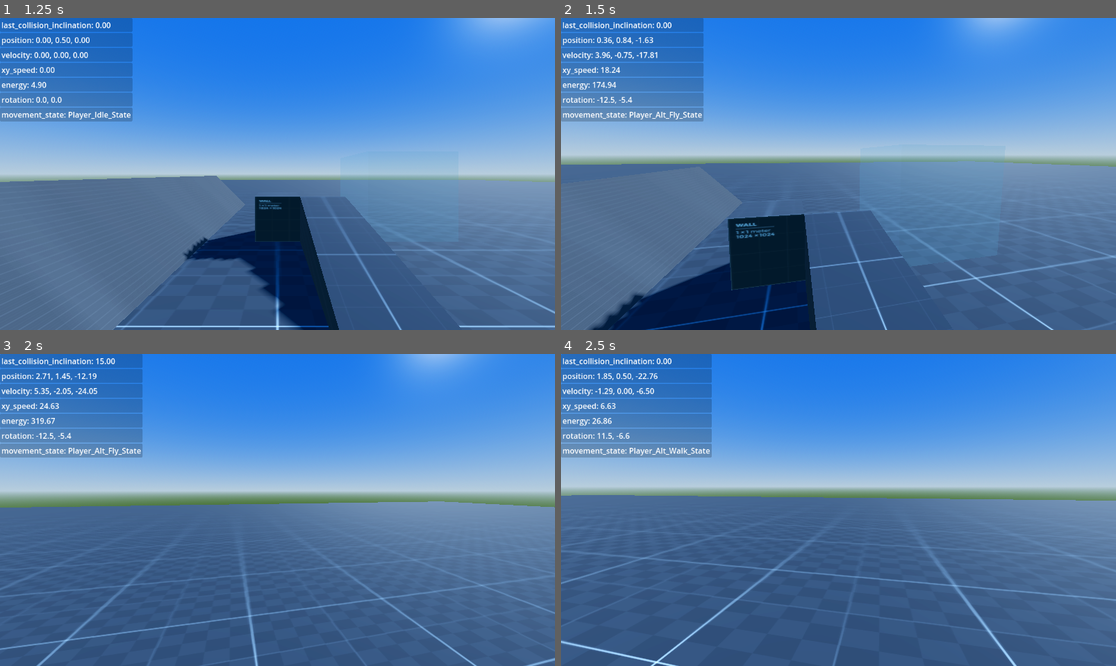
Above: before the commit, frames 1-4 (two rows, left to right).
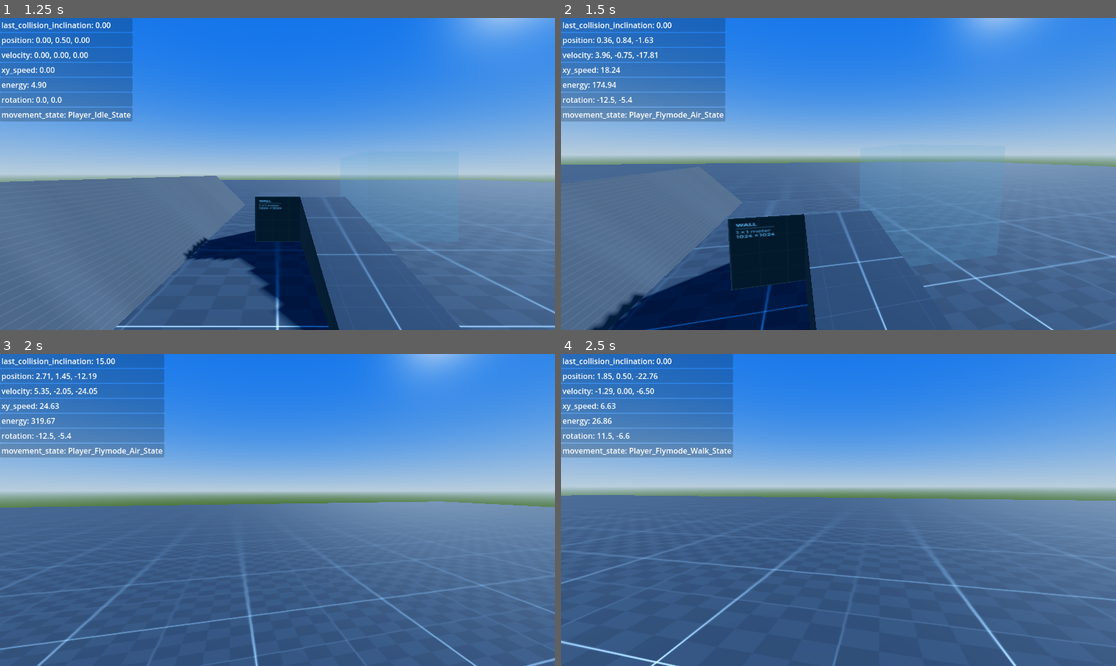
Above: after the commit, the same moments.

Repository: Kestrel280/tethergame
Game: Godot game, scene res://main.tscn
Same seed, same stepped clock (60 frames per second), same inputs: the game is played once before the commit and once after it.
Inputs (mouse positions are in pixels of both pictures, inside the frame that each line leads up to):
- Up to frame 1 (1.25 s): click "Play" at 0.5 s
- Up to frame 2 (1.5 s): tap Enter at 1.25 s; move the mouse to (866, 174) at 1.27 s; hold W (move_forward) from 1.28 s (still down); hold Space (jump) from 1.28 s (still down); tap E at 1.35 s
- Up to frame 3 (2 s): keep holding W (move_forward); keep holding Space (jump)
- Up to frame 4 (2.5 s): keep holding W (move_forward); move the mouse to (810, 510) at 2.02 s; release Space (jump) at 2.03 s; tap Space (jump) at 2.1, 2.27 s; tap E at 2.3 s

Frame 1 is identical in both runs. In frame 2, 1.3% of the frame differs, in the area x 17-30%, y 0-34%; in frame 3, 1.3%; in frame 4, 1.3%.

Commit message:
Rename player move states for clarity, update Player architecture diagram

Diff:
--- a/classes/player/Player.tscn
+++ b/classes/player/Player.tscn
@@ -4,9 +4,9 @@
 [ext_resource type="Script" uid="uid://cug1n1avxre40" path="res://classes/controllers/movement_controller_state_machine.gd" id="5_nqxhk"]
 [ext_resource type="Script" uid="uid://c0xife0bt2mo4" path="res://classes/level/teleporter/teleportable.gd" id="5_vqdx7"]
 [ext_resource type="Script" uid="uid://cnfr7v75ouaag" path="res://classes/state/state_machine.gd" id="6_loolv"]
-[ext_resource type="Script" uid="uid://de08x13bjvfi" path="res://classes/player/move_states/player_air_state.gd" id="6_v2huk"]
-[ext_resource type="Script" uid="uid://bsgml6prcya47" path="res://classes/player/move_states/player_idle_state.gd" id="7_loolv"]
-[ext_resource type="Script" uid="uid://d1eyuapmclcra" path="res://classes/player/move_states/player_walk_state.gd" id="8_ki74y"]
+[ext_resource type="Script" uid="uid://de08x13bjvfi" path="res://classes/player/move_states/default_mode/player_air_state.gd" id="6_v2huk"]
+[ext_resource type="Script" uid="uid://bsgml6prcya47" path="res://classes/player/move_states/default_mode/player_idle_state.gd" id="7_loolv"]
+[ext_resource type="Script" uid="uid://d1eyuapmclcra" path="res://classes/player/move_states/default_mode/player_walk_state.gd" id="8_ki74y"]
 [ext_resource type="PackedScene" uid="uid://dsecrpcholfvy" path="res://classes/player/controllers/Input_Controller_Kbm.tscn" id="9_ki74y"]
 [ext_resource type="PackedScene" uid="uid://dp4jmam2vw06p" path="res://classes/player/controllers/Camera_Controller_Player.tscn" id="9_loolv"]
 
--- a/classes/player/move_states/player_alt_fly_state.gd
+++ b/classes/player/move_states/fly_mode/player_flymode_air_state.gd
@@ -1,8 +1,8 @@
-class_name Player_Alt_Fly_State
+class_name Player_Flymode_Air_State
 extends Movement_State
 
 
-static var state_name : StringName = "Player_Alt_Fly_State";
+static var state_name : StringName = "Player_Flymode_Air_State";
 
 
 func update_velocity(dt : float, wish_dir : Vector3, jumping : bool) -> StringName:
@@ -11,13 +11,13 @@
 		if body.velocity.is_zero_approx(): return Player_Idle_State.state_name;
 
 		# If we landed, but we have velocity, go to walk
-		else: return Player_Alt_Walk_State.state_name;
+		else: return Player_Flymode_Walk_State.state_name;
 
 	if wish_dir:
 		body.velocity = lerp(body.velocity, wish_dir * body.max_ground_speed * 5.0, body.ground_accel / 2.0);
 	else:
 		body.velocity = lerp(body.velocity, Vector3.ZERO, body.ground_friction / 2.0);
-		if body.velocity.is_zero_approx(): return Player_Alt_Idle_State.state_name;
+		if body.velocity.is_zero_approx(): return Player_Flymode_Idle_State.state_name;
 
 
 	return self.state_name;
--- a/classes/player/move_states/player_alt_idle_state.gd
+++ b/classes/player/move_states/fly_mode/player_flymode_idle_state.gd
@@ -1,8 +1,8 @@
-class_name Player_Alt_Idle_State
+class_name Player_Flymode_Idle_State
 extends Movement_State
 
 
-static var state_name : StringName = "Player_Alt_Idle_State";
+static var state_name : StringName = "Player_Flymode_Idle_State";
 
 
 func update_velocity(dt : float, wish_dir : Vector3, trying_jump : bool):
@@ -11,11 +11,11 @@
 	# If trying to jump, just jump and transition to air state
 	if trying_jump and body.is_on_floor():
 		body.velocity.y = body.jump_impulse;
-		return Player_Alt_Fly_State.state_name;
+		return Player_Flymode_Air_State.state_name;
 
 	# Not doing anything at all
-	if wish_dir == Vector3.ZERO: return Player_Alt_Idle_State.state_name;
+	if wish_dir == Vector3.ZERO: return Player_Flymode_Idle_State.state_name;
 
 	# Doing something
 	body.velocity += wish_dir * dt;
-	return Player_Alt_Walk_State.state_name;
+	return Player_Flymode_Walk_State.state_name;
--- a/classes/player/move_states/player_alt_walk_state.gd
+++ b/classes/player/move_states/fly_mode/player_flymode_walk_state.gd
@@ -1,19 +1,19 @@
-class_name Player_Alt_Walk_State
+class_name Player_Flymode_Walk_State
 extends Movement_State
 
 
-static var state_name : StringName = "Player_Alt_Walk_State";
+static var state_name : StringName = "Player_Flymode_Walk_State";
 
 
 func update_velocity(dt : float, wish_dir : Vector3, trying_jump : bool) -> StringName:
 	wish_dir = Vector3(wish_dir.x, 0, wish_dir.z).normalized();
 
-	if !body.is_on_floor(): return Player_Alt_Fly_State.state_name;
+	if !body.is_on_floor(): return Player_Flymode_Air_State.state_name;
 
 	# If trying to jump, just jump and transition to air state
 	if trying_jump:
 		do_jump();
-		return Player_Alt_Fly_State.state_name;
+		return Player_Flymode_Air_State.state_name;
 
 	# If we're actually trying to walk, bypass friction
 	if wish_dir:
@@ -21,5 +21,5 @@
 		body.velocity.z = lerp(body.velocity.z, wish_dir.z * body.max_ground_speed, body.ground_accel);
 	else:
 		body.velocity = body.velocity.move_toward(Vector3.ZERO, body.ground_friction);
-		if body.velocity.is_zero_approx(): return Player_Alt_Idle_State.state_name;
-	return Player_Alt_Walk_State.state_name;
+		if body.velocity.is_zero_approx(): return Player_Flymode_Idle_State.state_name;
+	return Player_Flymode_Walk_State.state_name;
--- a/classes/player/player.gd
+++ b/classes/player/player.gd
@@ -27,7 +27,7 @@
 			test.start(self);
 			swap_controller(test);
 		elif event.pressed and event.keycode == KEY_E:
-			var test = Movement_Controller_State_Machine.construct([Player_Alt_Idle_State.new(), Player_Alt_Walk_State.new(), Player_Alt_Fly_State.new()]);
+			var test = Movement_Controller_State_Machine.construct([Player_Flymode_Idle_State.new(), Player_Flymode_Walk_State.new(), Player_Flymode_Air_State.new()]);
 			test.start(self);
 			swap_controller(test);
 		elif event.pressed and event.keycode == KEY_1:
Renamed: classes/player/move_states/player_air_state.gd -> classes/player/move_states/default_mode/player_air_state.gd
Renamed: classes/player/move_states/player_air_state.gd.uid -> classes/player/move_states/default_mode/player_air_state.gd.uid
Renamed: classes/player/move_states/player_idle_state.gd -> classes/player/move_states/default_mode/player_idle_state.gd
Renamed: classes/player/move_states/player_idle_state.gd.uid -> classes/player/move_states/default_mode/player_idle_state.gd.uid
Renamed: classes/player/move_states/player_walk_state.gd -> classes/player/move_states/default_mode/player_walk_state.gd
Renamed: classes/player/move_states/player_walk_state.gd.uid -> classes/player/move_states/default_mode/player_walk_state.gd.uid
Renamed: classes/player/move_states/player_alt_fly_state.gd.uid -> classes/player/move_states/fly_mode/player_flymode_air_state.gd.uid
Renamed: classes/player/move_states/player_alt_idle_state.gd.uid -> classes/player/move_states/fly_mode/player_flymode_idle_state.gd.uid
Renamed: classes/player/move_states/player_alt_walk_state.gd.uid -> classes/player/move_states/fly_mode/player_flymode_walk_state.gd.uid
Not shown, changed: docs/tethergame_player_architecture.pptx
